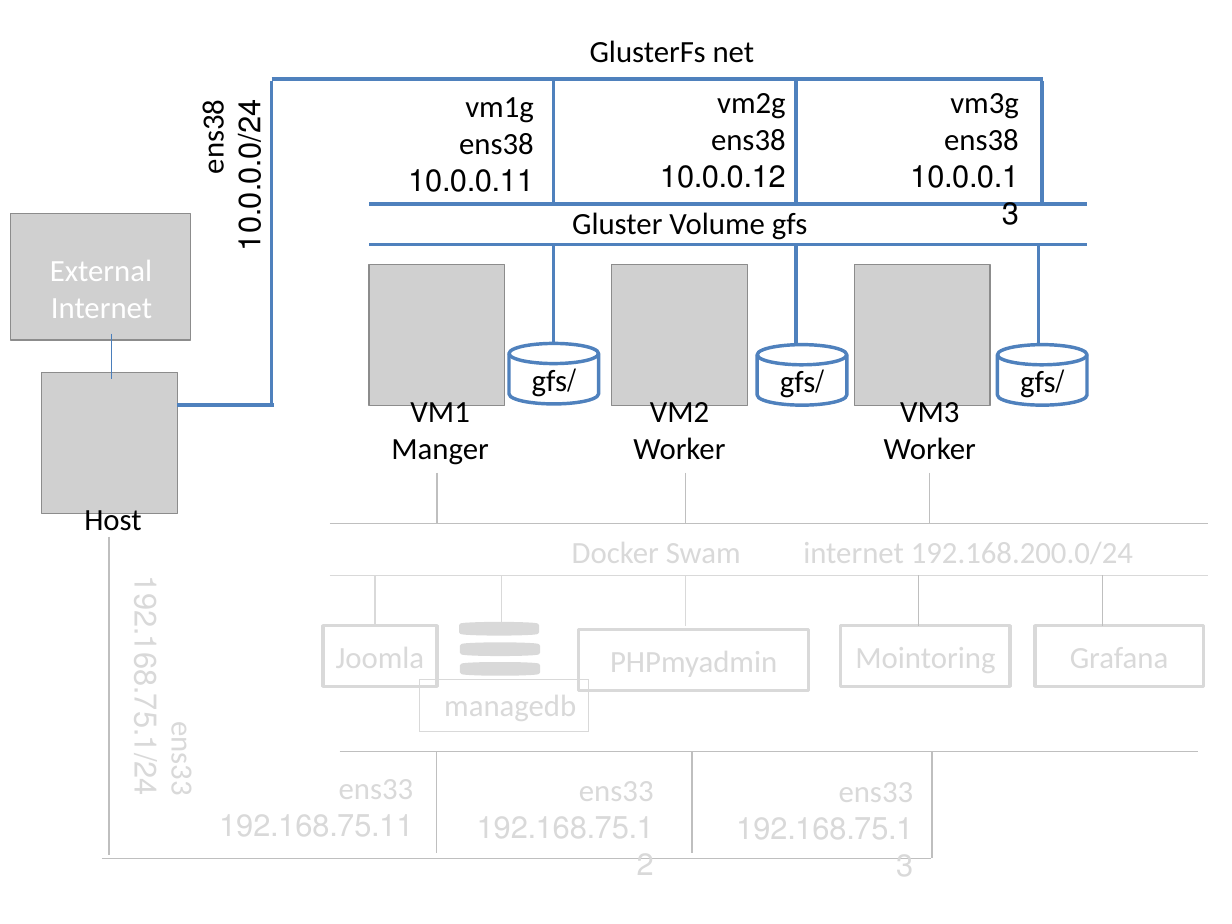
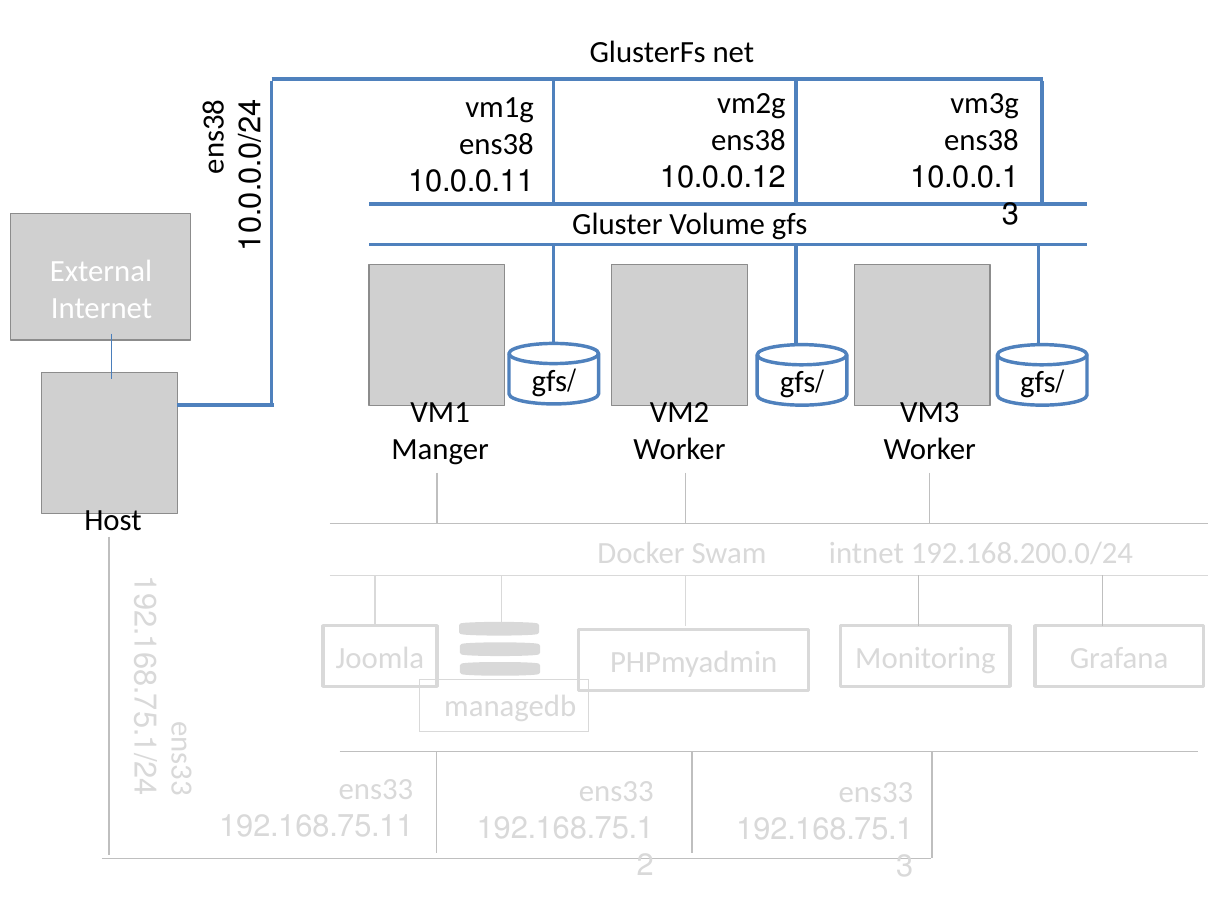
Before and after one commit to sahityacodes/VirtualizationCloudComputingProject, a slide deck: slide 14 of VCC.pptx. Drawn at 1232x924 pixels with LibreOffice and Linux fonts; fonts in the diff are those of the drawing; grey boxes stand for pictures. Boxes give left, top, right and bottom in pixels: in the first picture for what was removed or moved away, otherwise in the second. Text is boxed around its words. In the diff, an @@ line names an element or a change of style, - is before the commit and + after.

```diff
--- a/VCC.pptx
+++ b/VCC.pptx
@@ text at <box>597,534,1133,572</box>: text changed @@
-Docker Swam internet 192.168.200.0/24
+Docker Swam intnet 192.168.200.0/24
@@ text in rectangle at <box>855,639,995,677</box>: text changed @@
-Mointoring
+Monitoring
```
Also in this commit, not shown: 20 other slides changed, 1 slide added.
